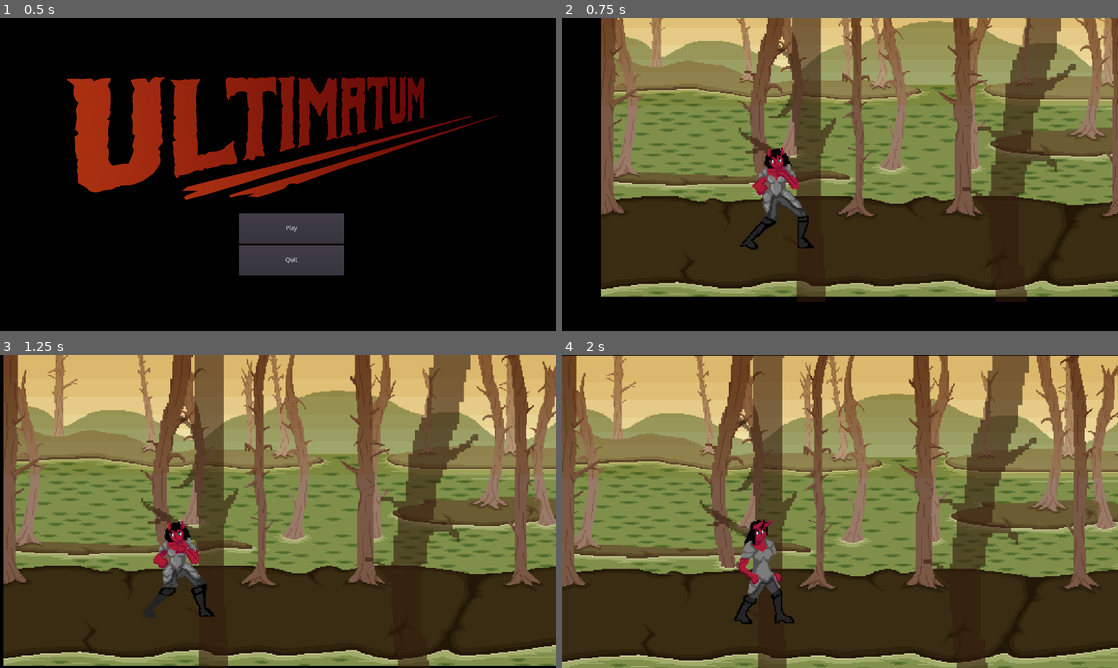
Above: before the commit, frames 1-4 (two rows, left to right).
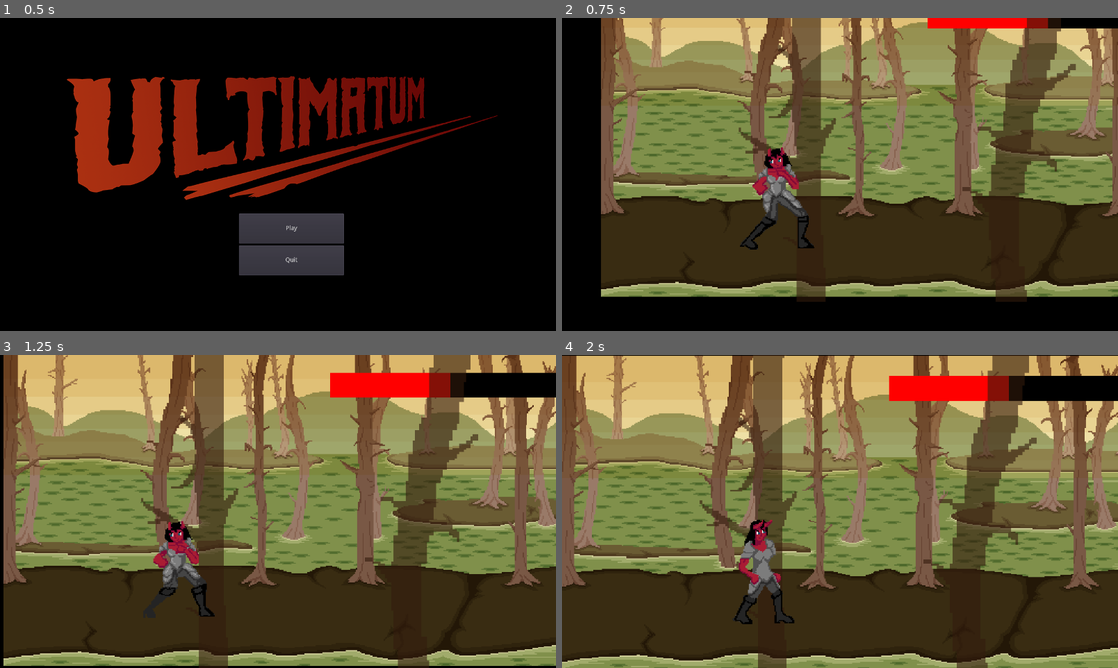
Above: after the commit, the same moments.

Repository: SnapdCC/Ultimatum
Game: Godot game, scene res://Screens/MainScreen.tscn
Two runs of this game, one before a commit and one after it. Both use one fixed random seed, a clock stepped at 60 frames per second and the inputs below.
Inputs:
- Up to frame 1 (0.5 s): no input
- Up to frame 2 (0.75 s): click "Play" at 0.5 s
- Up to frame 3 (1.25 s): no input
- Up to frame 4 (2 s): hold Right (ui_right) from 1.28 s (still down); tap S (kick) at 1.35 s

Frame 1 is identical in both runs. In frame 2, 1.1% of the frame differs, in the area x 65-100%, y 0-4%; in frame 3, 3.2%; in frame 4, 3.3%, in the area x 58-100%, y 6-15%.

Commit message:
Health and Guard Beginnings

Diff:
--- a/newgame/Player/Player.gd
+++ b/newgame/Player/Player.gd
@@ -8,8 +8,8 @@
 
 var canDoubleHit = false
 var isDoubleHitActive = false
-
 var isKicking = false
+var isGuarding = false
 
 var holder
 var facing_right
--- a/newgame/ViewlessScene.tscn
+++ b/newgame/ViewlessScene.tscn
@@ -1,7 +1,9 @@
-[gd_scene load_steps=6 format=2]
+[gd_scene load_steps=8 format=2]
 
 [ext_resource path="res://Stage_Background.png" type="Texture" id=1]
+[ext_resource path="res://Misc/healthBarUnder.png" type="Texture" id=2]
 [ext_resource path="res://Enemy/Limbo Boss/LimboBoss.tscn" type="PackedScene" id=3]
+[ext_resource path="res://Misc/healthBarProgress.png" type="Texture" id=4]
 [ext_resource path="res://Player/Player.tscn" type="PackedScene" id=5]
 [ext_resource path="res://Stage_Trees.png" type="Texture" id=6]
 
@@ -80,3 +82,24 @@
 [node name="CollisionPolygon2D" type="CollisionPolygon2D" parent="BossMovementArea"]
 visible = false
 polygon = PoolVector2Array( 12.4342, 207.881, 23.5761, 220.705, 13.0649, 219.444, 12.4342, 292.391, 59.9448, 287.136, 1 …(1155 unchanged characters)…
+
+[node name="ZeraHealth" type="Control" parent="."]
+margin_right = 40.0
+margin_bottom = 40.0
+__meta__ = {
+"_edit_use_anchors_": false
+}
+
+[node name="HealthBar" type="TextureProgress" parent="ZeraHealth"]
+margin_left = 293.864
+margin_top = 19.799
+margin_right = 893.864
+margin_bottom = 93.799
+rect_scale = Vector2( 0.359999, 0.32 )
+value = 50.0
+texture_under = ExtResource( 2 )
+texture_progress = ExtResource( 4 )
+tint_progress = Color( 1, 0, 0, 1 )
+__meta__ = {
+"_edit_use_anchors_": false
+}
